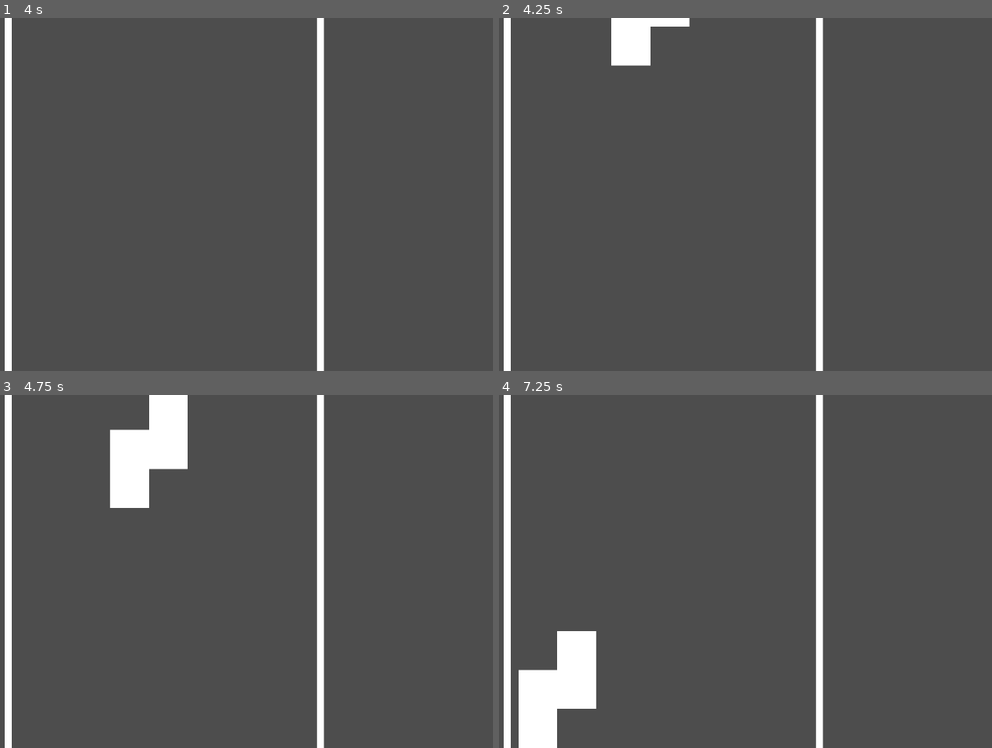
Above: before the commit, frames 1-4 (two rows, left to right).
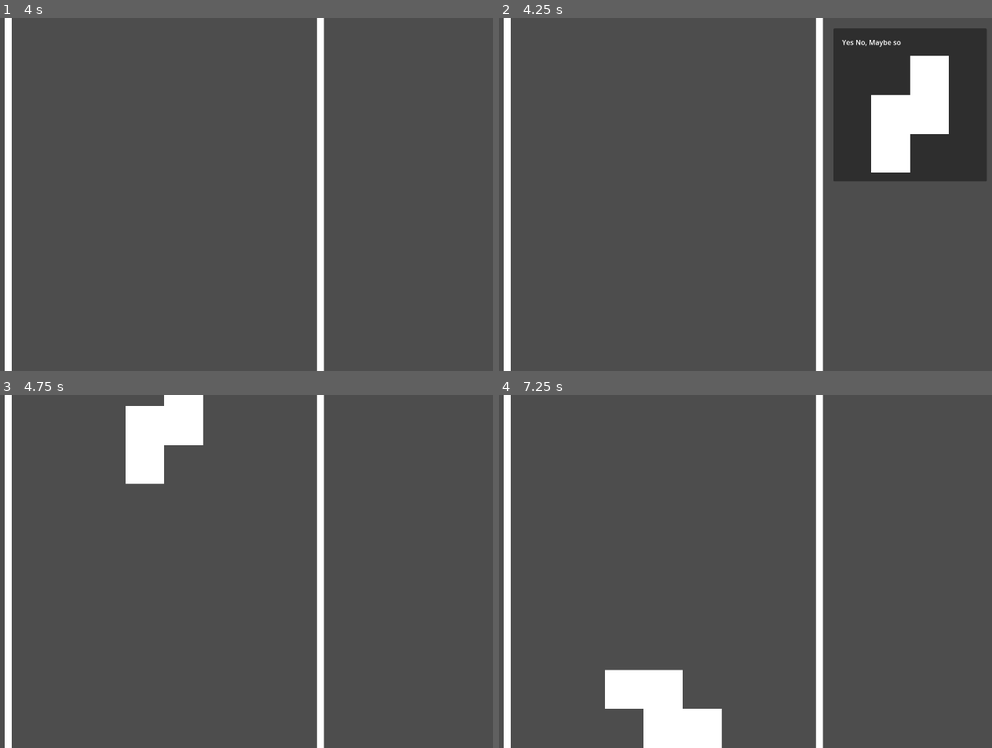
Above: after the commit, the same moments.

Repository: kksgandhi/other-peoples-money
Game: Godot game, scene res://scenes/game.tscn
The game is run twice, just before and just after one commit, with the same random seed, the same clock (stepped at 60 frames per second) and the same inputs.
Inputs (mouse positions are in pixels of both pictures, inside the frame that each line leads up to):
- Up to frame 1 (4 s): tap Enter at 0.5, 2, 3.5 s; hold Right (right) 0.53-1.28 s; tap S (rotate) every 0.75 s from 0.6 to 3.6 s; tap Space at 1.25, 2.75 s; hold Left (left) 1.28-2.03 s; hold Right (right) 2.03-3.53 s; hold Left (left) from 3.53 s (still down)
- Up to frame 2 (4.25 s): keep holding Left (left); tap Escape (debug) at 4.15 s
- Up to frame 3 (4.75 s): release Left (left) at 4.25 s; click (409, 483) at 4.27 s
- Up to frame 4 (7.25 s): hold Left (left) 5.03-6.53 s; tap S (rotate) at 5.1, 5.85, 6.6 s; hold Right (right) from 6.53 s (still down)

Frame 1 is identical in both runs. In frame 2, 15% of the frame differs, in the area x 22-99%, y 0-47%; in frame 3, 2.4%; in frame 4, 7.0%.

Commit message:
populate sidebar with tetrominos

Diff:
--- a/scenes/game.gd
+++ b/scenes/game.gd
@@ -13,16 +13,30 @@
   file.close()
 
 func _input(event):
-  handle_spawn_tetromino(event)
+  # handle_spawn_tetromino(event)
+  add_tetro_ui_item(event)
 
-func handle_spawn_tetromino(event):
+var tetro_choice_item = preload("res://scenes/tetrominos/tetro_choice_item.tscn")
+func add_tetro_ui_item(event):
   if event.is_action_pressed("debug") and cost_information.size() > 0:
-    var tetromino_cost = float(cost_information.pop_at(rng.randi_range(0, cost_information.size() - 1)).cost)
-    var spawned_tetromino = tetromino_scene.instantiate()
-    %tetrominos.add_child(spawned_tetromino)
-    spawned_tetromino.position = %SpawnLocation.position
-    spawned_tetromino.scale = Vector2(sqrt(tetromino_cost), sqrt(tetromino_cost))
-    print(tetromino_cost)
+    var choice_item_instance = tetro_choice_item.instantiate()
+    %tetro_choices.add_child(choice_item_instance)
+    var tetromino_information = cost_information.pop_at(rng.randi_range(0, cost_information.size() - 1))
+    choice_item_instance.update_displayed_information(tetromino_information)
+    choice_item_instance.selected.connect(ui_item_selected)
+
+func ui_item_selected(tetro_info, child):
+  if %tetrominos.get_children().all(func(child): return child.velocity.y == 0):
+    %tetrominos.get_children().map(func(child): child.is_frozen = true)
+    spawn_tetromino(tetro_info)
+    child.queue_free()
+
+
+func spawn_tetromino(tetro_info):
+  var spawned_tetromino = tetromino_scene.instantiate()
+  %tetrominos.add_child(spawned_tetromino)
+  spawned_tetromino.position = %SpawnLocation.position
+  spawned_tetromino.scale = Vector2(1, 1) * sqrt(tetro_info.cost)
 
 func _process(_delta):
   move_upwards_as_tetrominos_fall()
--- a/scenes/game.tscn
+++ b/scenes/game.tscn
@@ -55,3 +55,10 @@
 [node name="OriginalCameraDestination" type="Marker2D" parent="CameraStuff"]
 unique_name_in_owner = true
 position = Vector2(720, 405)
+
+[node name="tetro_choices" type="VBoxContainer" parent="."]
+unique_name_in_owner = true
+offset_left = 1060.0
+offset_top = 24.0
+offset_right = 1412.0
+offset_bottom = 64.0
--- /dev/null
+++ b/scenes/tetrominos/tetro_choice_item.gd
@@ -0,0 +1,15 @@
+extends PanelContainer
+
+signal selected(tetromino_info)
+
+var tetromino_information: Dictionary
+func update_displayed_information(input_tetromino_information):
+  tetromino_information = input_tetromino_information
+  %TetrominoIcon.custom_minimum_size = %TetrominoIcon.texture.get_size() * sqrt(tetromino_information.cost)
+  %TetrominoTitle.clear()
+  %TetrominoTitle.append_text(tetromino_information.title)
+
+
+
+func _on_button_pressed():
+  selected.emit(tetromino_information, self) # Replace with function body.
--- /dev/null
+++ b/scenes/tetrominos/tetro_choice_item.tscn
@@ -0,0 +1,41 @@
+[gd_scene load_steps=4 format=3 uid="uid://d055puxa3jh8x"]
+
+[ext_resource type="Texture2D" uid="uid://beehqq0r8soe2" path="res://assets/images/tetromino_s.png" id="1_06jwx"]
+[ext_resource type="Script" path="res://scenes/tetrominos/tetro_choice_item.gd" id="1_coqgn"]
+
+[sub_resource type="StyleBoxEmpty" id="StyleBoxEmpty_kp2v7"]
+
+[node name="tetro_choice_item" type="PanelContainer"]
+script = ExtResource("1_coqgn")
+
+[node name="MarginContainer" type="MarginContainer" parent="."]
+layout_mode = 2
+theme_override_constants/margin_left = 20
+theme_override_constants/margin_top = 20
+theme_override_constants/margin_right = 20
+theme_override_constants/margin_bottom = 20
+
+[node name="VBoxContainer" type="VBoxContainer" parent="MarginContainer"]
+layout_mode = 2
+theme_override_constants/separation = 20
+
+[node name="TetrominoTitle" type="RichTextLabel" parent="MarginContainer/VBoxContainer"]
+unique_name_in_owner = true
+custom_minimum_size = Vector2(200, 0)
+layout_mode = 2
+text = "Lorem Ipsum Dolor Est"
+fit_content = true
+
+[node name="TetrominoIcon" type="TextureRect" parent="MarginContainer/VBoxContainer"]
+unique_name_in_owner = true
+custom_minimum_size = Vector2(85, 50)
+layout_mode = 2
+texture = ExtResource("1_06jwx")
+expand_mode = 1
+stretch_mode = 5
+
+[node name="Button" type="Button" parent="."]
+layout_mode = 2
+theme_override_styles/normal = SubResource("StyleBoxEmpty_kp2v7")
+
+[connection signal="pressed" from="Button" to="." method="_on_button_pressed"]
--- a/scenes/tetrominos/tetromino.gd
+++ b/scenes/tetrominos/tetromino.gd
@@ -28,7 +28,7 @@
     # velocity is zero? We must have hit the ground
     # or the top of another tetromino
     # freeze this tetromino in place then
-    is_frozen = true
+    pass # is_frozen = true
 
 func handle_rotation():
   if Input.is_action_just_pressed("rotate"):
